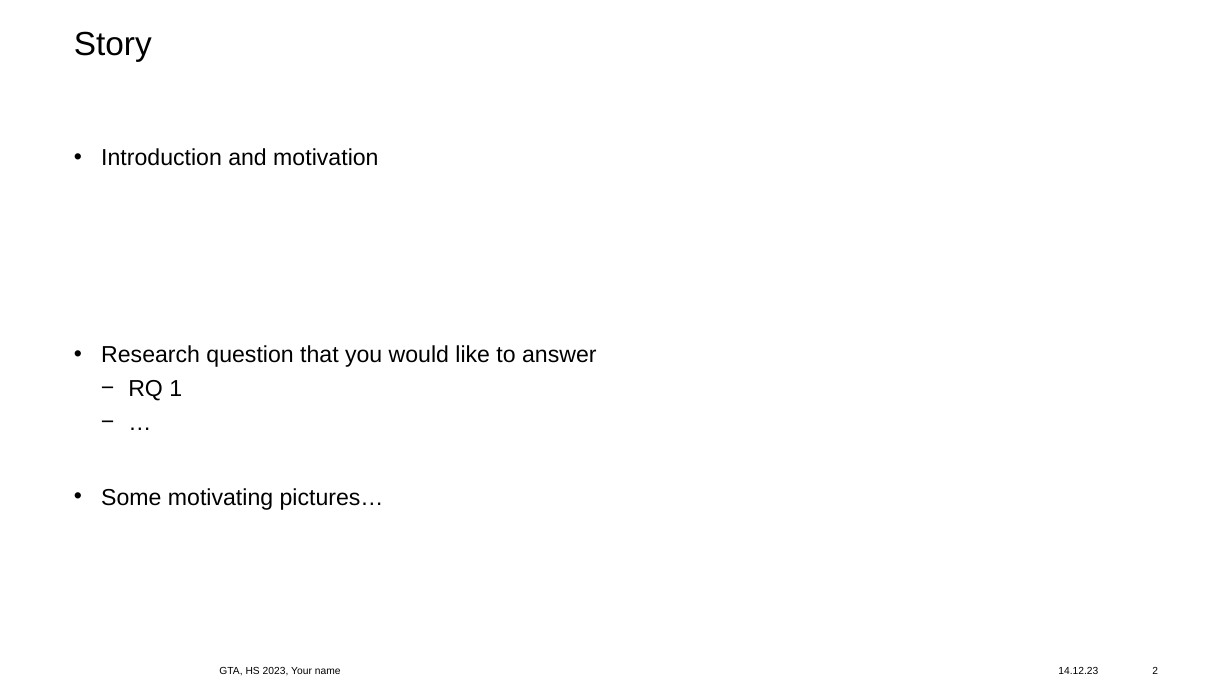
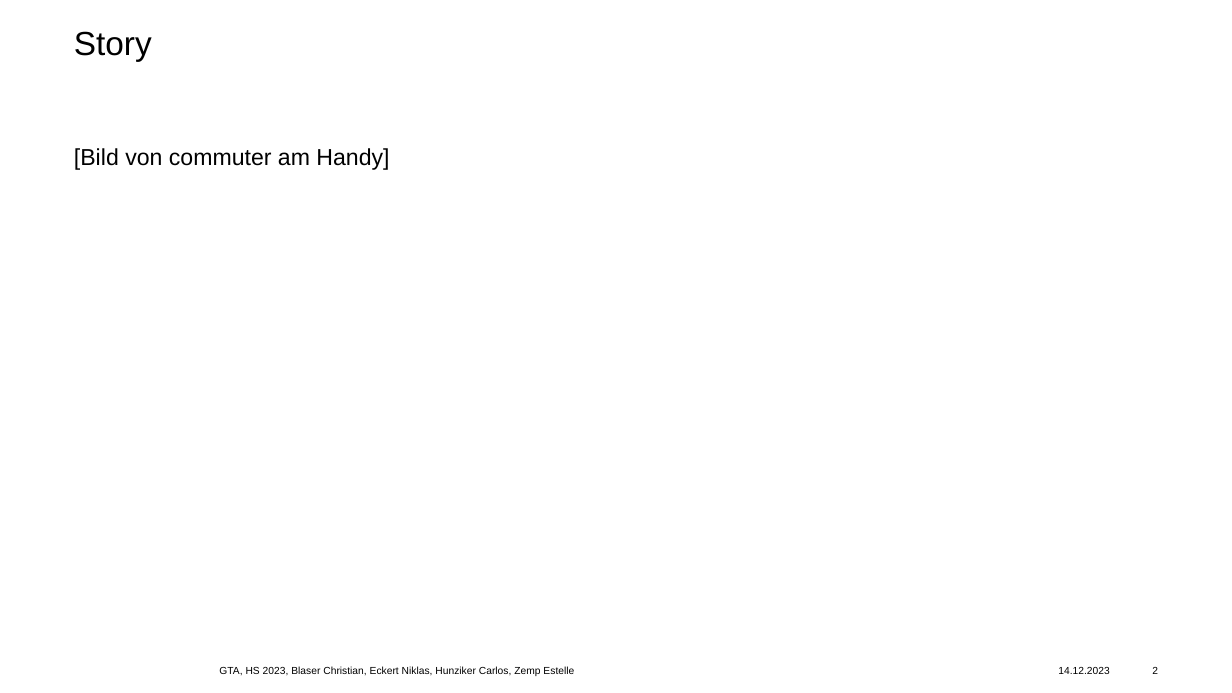
Before and after one commit to blc460/GTA8, a slide deck: slide 2 of final-presentation-GTA8.pptx. Drawn at 1232x693 pixels with LibreOffice and Linux fonts; fonts in the diff are those of the drawing; background and template pictures are left out. Boxes give left, top, right and bottom in pixels: in the first picture for what was removed or moved away, otherwise in the second. Text is boxed around its words. In the diff, an @@ line names an element or a change of style, - is before the commit and + after.

```diff
--- a/final-presentation-GTA8.pptx
+++ b/final-presentation-GTA8.pptx
@@ text at (74, 148, 389, 170): text changed @@
-• Introduction and motivation
-• Research question that you would like to answer
-  − RQ 1
-  − …
-• Some motivating pictures…
+[Bild von commuter am Handy]
@@ text at (219, 666, 574, 676): text changed @@
-GTA, HS 2023, Your name
+GTA, HS 2023, Blaser Christian, Eckert Niklas, Hunziker Carlos, Zemp Estelle
@@ text at (1058, 667, 1109, 674): text changed @@
-14.12.23
+14.12.2023
```
Also in this commit, not shown: 2 other slides changed, 3 slides added.
